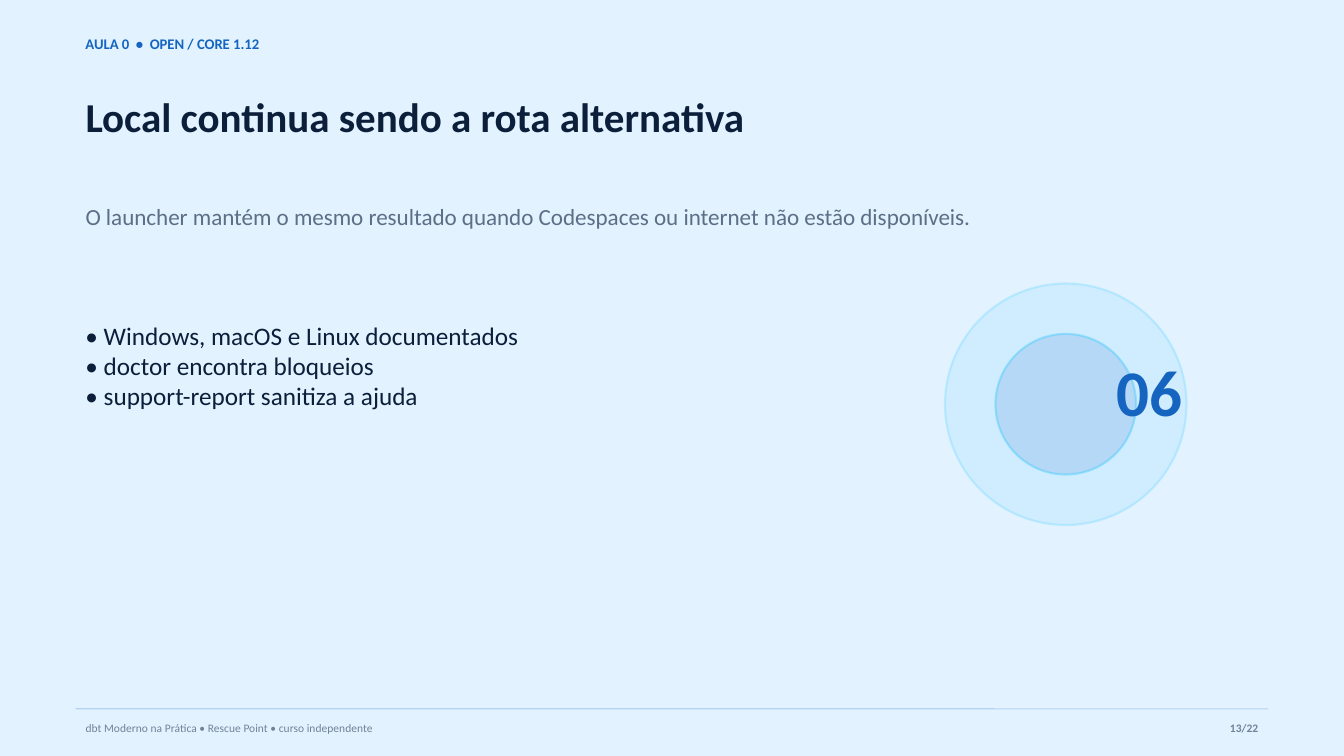
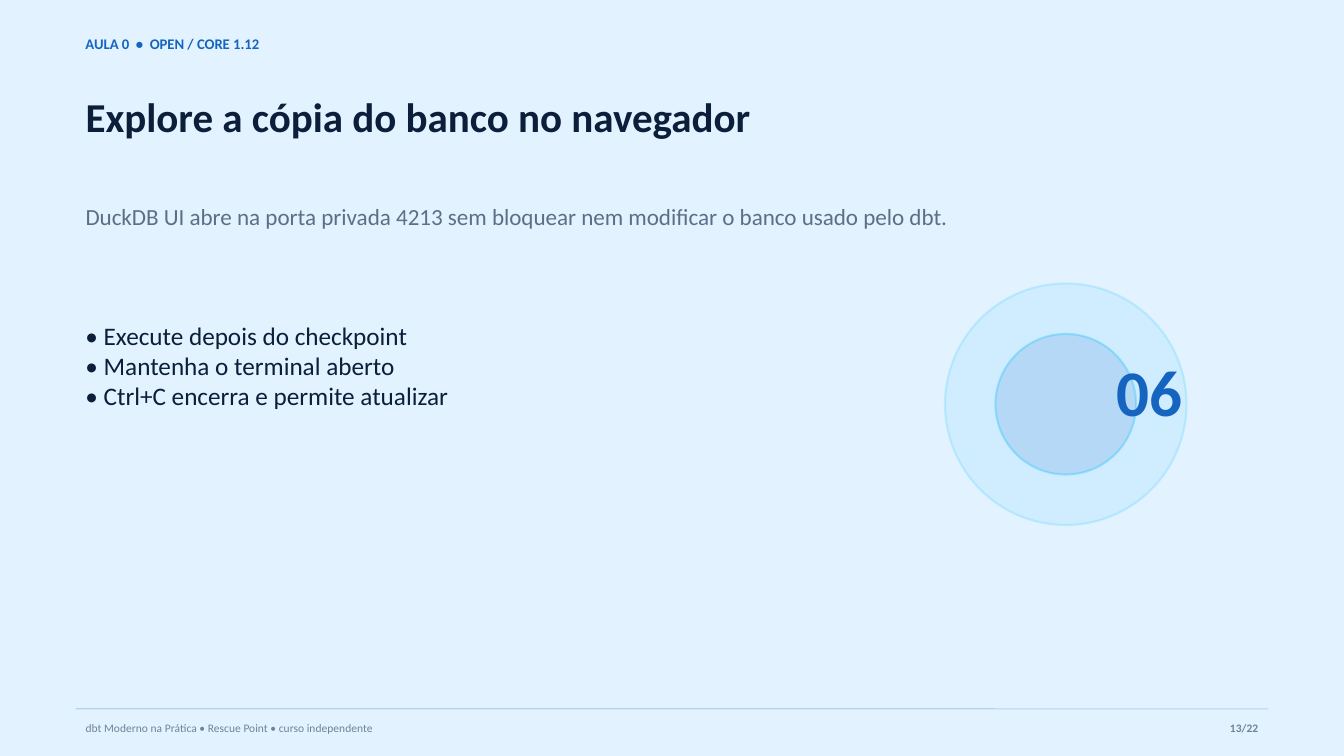
Before and after one commit to AnselmoBorges/dbt-moderno-na-pratica, a slide deck: slide 13 of assets/decks/aula-00-ambiente.pptx. Drawn at 1344x756 pixels with LibreOffice and Linux fonts; fonts in the diff are those of the drawing. Boxes give left, top, right and bottom in pixels: in the first picture for what was removed or moved away, otherwise in the second. Text is boxed around its words. In the diff, an @@ line names an element or a change of style, - is before the commit and + after.

Commit message:
docs: alinha Aula 0 com DuckDB UI

```diff
--- a/assets/decks/aula-00-ambiente.pptx
+++ b/assets/decks/aula-00-ambiente.pptx
@@ text at (x1=86, y1=103, x2=750, y2=139): text changed @@
-Local continua sendo a rota alternativa
+Explore a cópia do banco no navegador
@@ text at (x1=86, y1=209, x2=947, y2=229): text changed @@
-O launcher mantém o mesmo resultado quando Codespaces ou internet não estão disponíveis.
+DuckDB UI abre na porta privada 4213 sem bloquear nem modificar o banco usado pelo dbt.
@@ text at (x1=104, y1=327, x2=447, y2=409): text changed @@
-• Windows, macOS e Linux documentados
-• doctor encontra bloqueios
-• support-report sanitiza a ajuda
+• Execute depois do checkpoint
+• Mantenha o terminal aberto
+• Ctrl+C encerra e permite atualizar
```
Also in this commit, not shown: 8 other slides changed, 6 other files.
